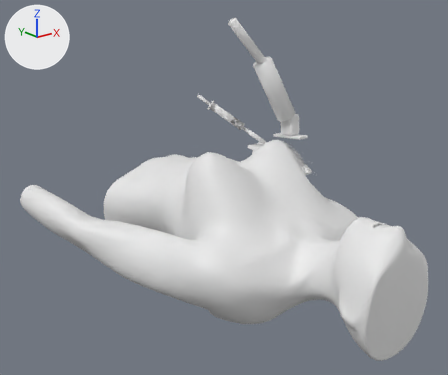
The glTF model model/breast_scene.glb, before and after one commit.
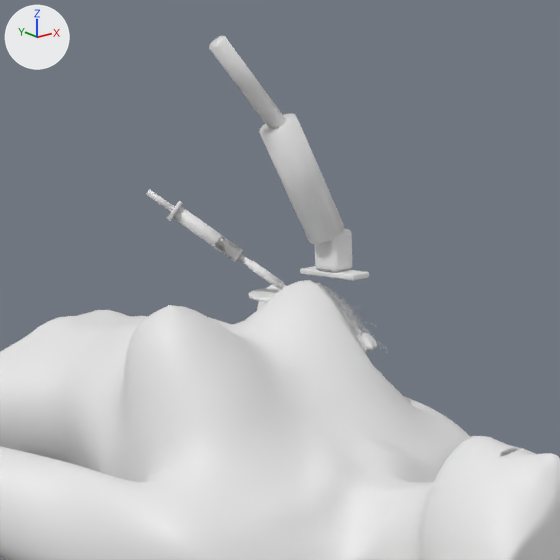
Old and new are each drawn whole from a camera (50 mm lens) standing at (-0.518, -0.58, 0.295) and looking at (-0.038, 0.02, 0.055) and again close up on the part from 28% to 90% of the width and 0% to 74% of the height. Every picture has the same lights, and +X, +Y and +Z are marked at upper left. The last two pictures show the newer version. Where no turn or scale is listed for an object, it has been applied to the vertices.

Before the edit, the objects in view are built like this:
```python
me_cube_001 = bpy.data.meshes.new('Cube.001')
me_cube_001.from_pydata(...)  # 96 vertices, 188 faces; spans x 0.0671..0.0831, y -0.0103..0.0417, z 0.1061..0.1101
me_cube_002 = bpy.data.meshes.new('Cube.002')
me_cube_002.from_pydata(...)  # 96 vertices, 188 faces; spans x 0.0659..0.0843, y 0.0048..0.0266, z 0.1101..0.1381
me_cylinder_003 = bpy.data.meshes.new('Cylinder.003')
me_cylinder_003.from_pydata(...)  # an 18-sided cylinder along z spanning x -0.0128..0.0128, y -0.013..0.013, z -0.0425..0.0425
me_cylinder_004 = bpy.data.meshes.new('Cylinder.004')
me_cylinder_004.from_pydata(...)  # a 12-sided cylinder along z spanning x -0.006..0.006, y -0.006..0.006, z -0.035..0.035
me_mesh_003 = bpy.data.meshes.new('Mesh.003')
me_mesh_003.from_pydata(...)  # 10573 vertices, 21142 faces; spans x -0.23..0.23, y -0.233..0.233, z -0.106..0.106
ob_body__body = bpy.data.objects.new('body__body', me_mesh_003)
ob_body__body.location = (0.0, 0.0, 0.0)
ob_probe__body = bpy.data.objects.new('probe__body', me_cube_002)
ob_probe__body.location = (0.0, -0.0095, 0.0018)
ob_probe__body.rotation_euler = (-0.09, 0.0, 0.0)  # degrees (-5.2, 0, 0)
ob_probe__cable = bpy.data.objects.new('probe__cable', me_cylinder_004)
ob_probe__cable.location = (0.0057, 0.0275, 0.2366)
ob_probe__cable.rotation_euler = (0.733, -0.09, -1.571)  # degrees (42, -5.2, -90)
ob_probe__footprint = bpy.data.objects.new('probe__footprint', me_cube_001)
ob_probe__footprint.location = (0.0, -0.0095, 0.0018)
ob_probe__footprint.rotation_euler = (-0.09, 0.0, 0.0)  # degrees (-5.2, 0, 0)
ob_probe__handle = bpy.data.objects.new('probe__handle', me_cylinder_003)
ob_probe__handle.location = (0.0491, 0.0218, 0.1733)
ob_probe__handle.rotation_euler = (0.489, -0.09, -1.571)  # degrees (28, -5.2, -90)
# also in view: 'syringe__barrel' at (0.013, 0.078, 0.134)
```
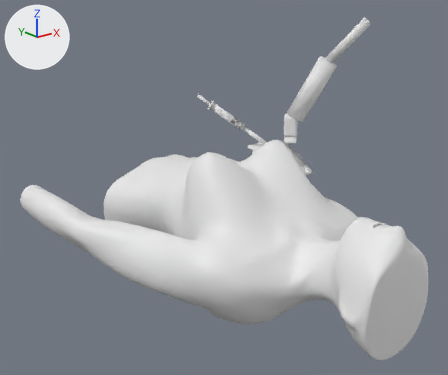
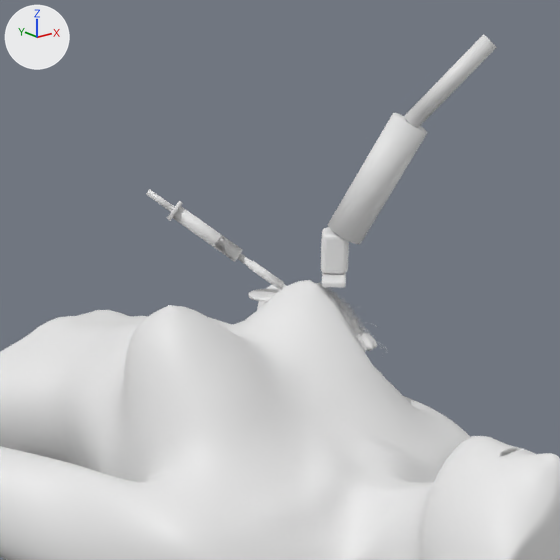
Edits to the bpy script that builds the scene:
```text
Change ob_probe__footprint:
    ob_probe__footprint.location: (0.0, -0.0095, 0.0018) -> (0.1459, -0.0195, 0.0018)
    ob_probe__footprint.rotation_euler: (-0.09, 0.0, 0.0) -> (-0.09, 0.0, 2.356)  # degrees (-5.2, 0, 0) -> degrees (-5.2, 0, 135)
Change ob_probe__body:
    ob_probe__body.location: (0.0, -0.0095, 0.0018) -> (0.1459, -0.0195, 0.0018)
    ob_probe__body.rotation_euler: (-0.09, 0.0, 0.0) -> (-0.09, 0.0, 2.356)  # degrees (-5.2, 0, 0) -> degrees (-5.2, 0, 135)
Change ob_probe__handle:
    ob_probe__handle.location: (0.0491, 0.0218, 0.1733) -> (0.0891, -0.0069, 0.1733)
    ob_probe__handle.rotation_euler: (0.489, -0.09, -1.571) -> (0.489, -0.09, 0.785)  # degrees (28, -5.2, -90) -> degrees (28, -5.2, 45)
Change ob_probe__cable:
    ob_probe__cable.location: (0.0057, 0.0275, 0.2366) -> (0.1157, -0.0416, 0.2366)
    ob_probe__cable.rotation_euler: (0.733, -0.09, -1.571) -> (0.733, -0.09, 0.785)  # degrees (42, -5.2, -90) -> degrees (42, -5.2, 45)
```

What differs and where, as boxes (x1, y1, x2, y2) in the close-ups (560 x 560 px):
'probe__handle', moved, turned
    before: (259, 113, 344, 244)
    after: (328, 113, 428, 244)
'probe__cable', moved, turned
    before: (209, 35, 286, 129)
    after: (404, 34, 497, 128)
'probe__body', moved, turned
    before: (314, 229, 352, 272)
    after: (321, 227, 349, 274)
'probe__footprint', moved, turned
    before: (300, 266, 369, 280)
    after: (322, 272, 346, 288)
